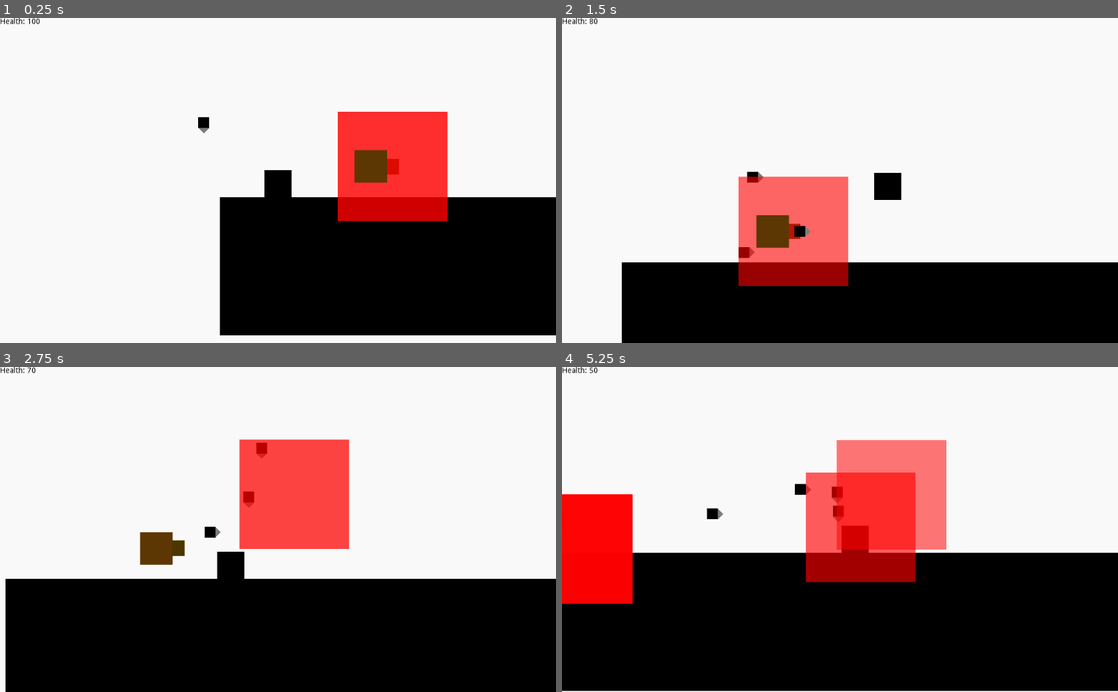
Above: before the commit, frames 1-4 (two rows, left to right).
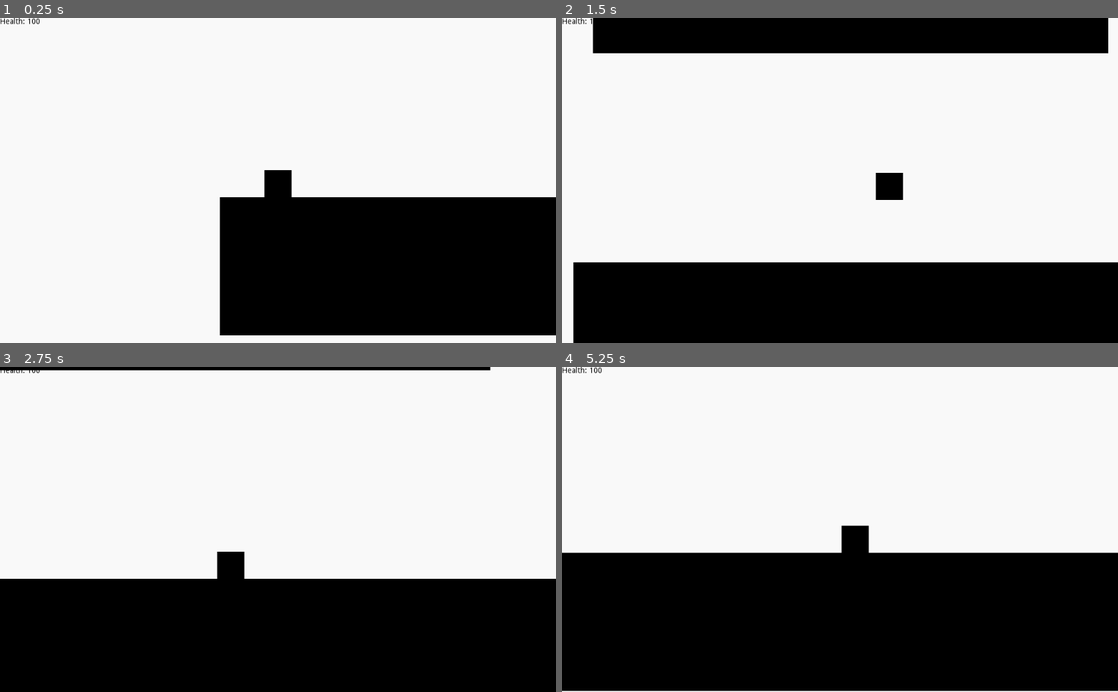
Above: after the commit, the same moments.

Repository: RavenJFelix/Square
Game: Godot game, scene res://testLevel/test.tscn
The game is run twice, just before and just after one commit, with the same random seed, the same clock (stepped at 60 frames per second) and the same inputs. This scene is started directly instead of the project's main scene.
Inputs:
- Up to frame 1 (0.25 s): no input
- Up to frame 2 (1.5 s): hold Right (ui_right) from 0.53 s (still down); tap Up (ui_up) at 0.77 s
- Up to frame 3 (2.75 s): tap Up (ui_up) at 1.52 s; release Right (ui_right) at 2.03 s; hold Left (ui_left) from 2.03 s (still down)
- Up to frame 4 (5.25 s): release Left (ui_left) at 2.78 s; hold Right (ui_right) 2.78-4.28 s; tap Up (ui_up) at 3.02, 3.77, 4.52 s; hold Left (ui_left) 4.28-5.03 s; hold Right (ui_right) from 5.03 s (still down)

The runs differ from the first frame. In frame 1, 6.8% of the frame differs, in the area x 35-81%, y 28-63%; in frame 2, 19%, in the area x 2-99%, y 0-100%; in frame 3, 8.8%; in frame 4, 14%.

Commit message:
Add flip gravity function

Diff:
--- a/entity/pc/player/player.gd
+++ b/entity/pc/player/player.gd
@@ -2,7 +2,7 @@
 
 enum MODE {normal, climb}
 
-const GRAV = 20
+var GRAV = 20
 export var climb_lat_speed = 100
 export var climb_speed = 300
 export var JUMP_POWER = 600
@@ -27,6 +27,10 @@
 	gui = get_node("PlayerGUI")
 	_update_health_display(health)
 
+func flip_gravity():
+	UP = -UP
+	GRAV = -GRAV
+	JUMP_POWER = -JUMP_POWER
 func die():
 	queue_free()
 
--- a/testLevel/test.tscn
+++ b/testLevel/test.tscn
@@ -1,9 +1,7 @@
-[gd_scene load_steps=5 format=2]
+[gd_scene load_steps=3 format=2]
 
 [ext_resource path="res://map/basicPlatform.tscn" type="PackedScene" id=1]
 [ext_resource path="res://entity/pc/player/player.tscn" type="PackedScene" id=2]
-[ext_resource path="res://map/hazard/missile-shooter/missile-shooter.tscn" type="PackedScene" id=3]
-[ext_resource path="res://entity/npc/enemies/chaser/tangential-chaser.tscn" type="PackedScene" id=4]
 
 [node name="Node2D" type="Node2D"]
 
@@ -14,9 +12,6 @@
 [node name="KinematicBody2D" parent="." instance=ExtResource( 2 )]
 position = Vector2( 85.9928, 89.5736 )
 
-[node name="missile-shooter" parent="." instance=ExtResource( 3 )]
-position = Vector2( 256.881, 72.0368 )
-missile_scene = "res://entity/npc/enemies/chaser/tangential-chaser.tscn"
-
-[node name="Chaser" parent="." instance=ExtResource( 4 )]
-position = Vector2( -50.7367, -74.4067 )
+[node name="Polygon2D2" parent="." instance=ExtResource( 1 )]
+position = Vector2( 489.405, -295.813 )
+scale = Vector2( 47.4896, 3.89749 )
